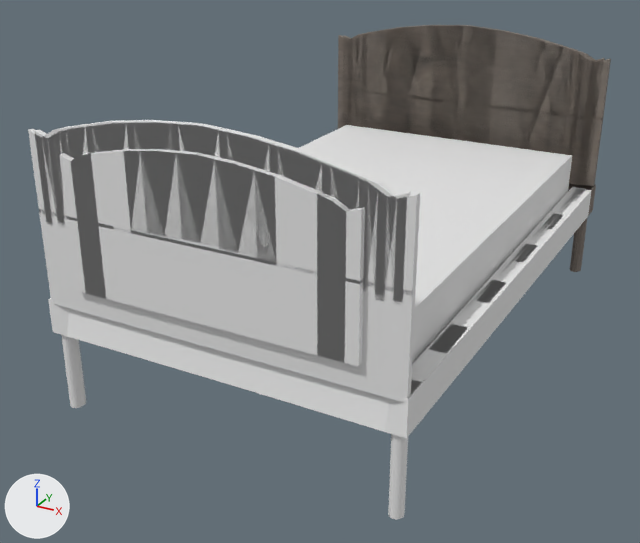
The FBX model Dark Room/Assets/Models/bed.fbx as it was, and as the next commit left it.
The view is the same before and after, from a camera (50 mm lens) standing at (6.06, -11.55, 7.06) and looking at (0.85, -2.08, 2.32). Arrows for +X, +Y and +Z are at lower left; the lights stay in place. Where no turn or scale is listed for an object, it has been applied to the vertices. Vertices at the same position are counted once.
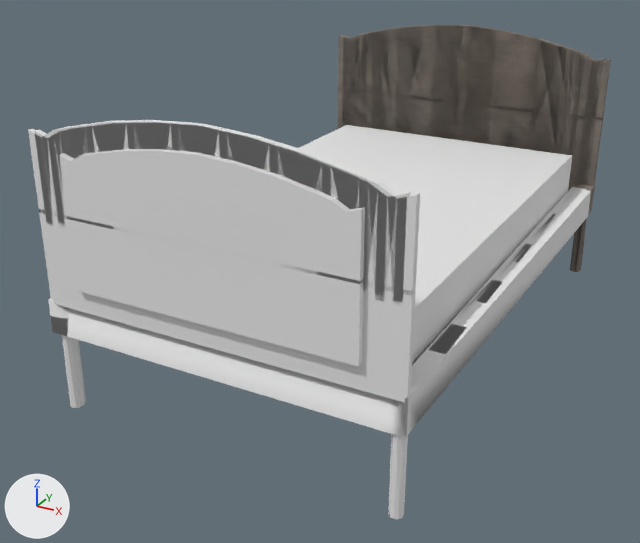
The change, as a diff of the scene's bpy script:
```diff
--- a/Dark Room/Assets/Models/bed.fbx.py
+++ b/Dark Room/Assets/Models/bed.fbx.py
@@ me_cube @@
 # used by ob_cube; location = (1.18, -1.48, 2.82)
-me_cube.from_pydata(...)  # 1708 vertices, 1588 faces; spans x -2.26..2.28, y -3.64..3.65, z -1.5..2.19
+me_cube.from_pydata(...)  # 702 vertices, 714 faces; spans x -2.24..2.28, y -3.64..3.65, z -1.5..2.19
+# me_cube part 1: 29 vertices moved within x -2.2..2.2, y -3.56..3.56, z -1.5..-0.49; 1006 vertices removed from x -2.26..2.28, y -3.64..3.65, z -1.5..1.9
+# me_cube part 2: 435 kept faces spanning x -2.24..2.26, y -3.64..3.65, z -0.5..2.19 get new texture (UV) coordinates
 me_cube.materials.append(mat_bed_002)
```

Where the change shows, as pixel boxes (x1, y1, x2, y2) in the pictures (640 x 543 px):
part 1 of me_cube, cut back: before (50, 149, 596, 519); after (63, 229, 578, 519)
part 2 of me_cube, surface changed: (39, 25, 603, 402) in both
